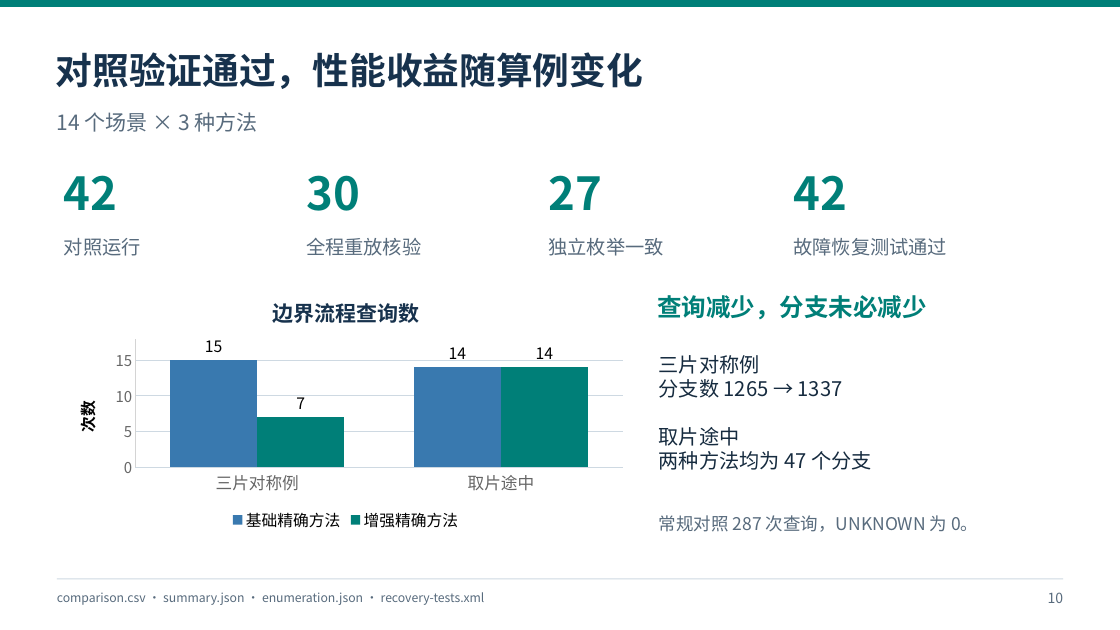
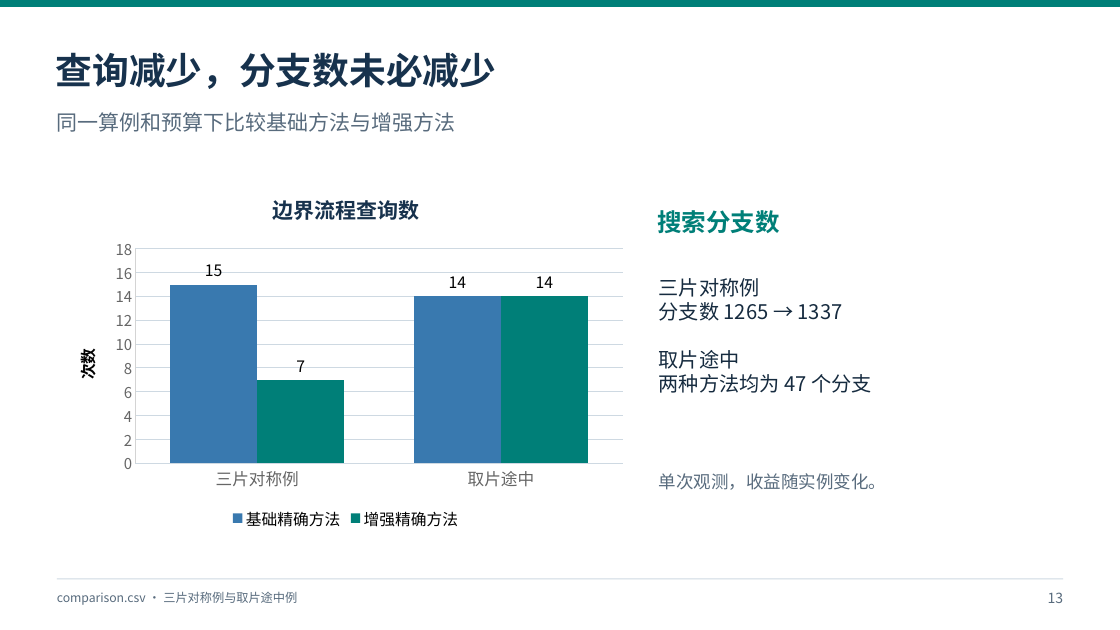
Before and after one commit to yanq458-tech/WaferSched-Agent, a slide deck: slide 13 of docs/presentations/v1.3.0-project-review/WaferSched-Agent_v1.3.0_研究汇报.pptx (slide 10 before the commit). Drawn at 1120x630 pixels with LibreOffice and Linux fonts; fonts in the diff are those of the drawing. Boxes give left, top, right and bottom in pixels: in the first picture for what was removed or moved away, otherwise in the second. Text is boxed around its words. In the diff, an @@ line names an element or a change of style, - is before the commit and + after.

```diff
--- a/docs/presentations/v1.3.0-project-review/WaferSched-Agent_v1.3.0_研究汇报.pptx
+++ b/docs/presentations/v1.3.0-project-review/WaferSched-Agent_v1.3.0_研究汇报.pptx
@@ text at box(56, 52, 496, 89): text changed; size 21 to 31.5 pt; text colour #007F78 to #17324D @@
-查询减少，分支未必减少
+查询减少，分支数未必减少
@@ text removed at box(56, 52, 643, 89) @@
-对照验证通过，性能收益随算例变化
@@ text at box(57, 112, 456, 132): text changed @@
-14 个场景 × 3 种方法
+同一算例和预算下比较基础方法与增强方法
@@ column chart: place and size @@
-column chart at box(57, 281, 635, 534)
+column chart at box(57, 176, 635, 533)
@@ text removed at box(64, 175, 118, 210) @@
-42
@@ text removed at box(306, 175, 360, 211) @@
-30
@@ text removed at box(549, 175, 603, 210) @@
-27
@@ text removed at box(794, 175, 848, 210) @@
-42
@@ text removed at box(64, 238, 141, 256) @@
-对照运行
@@ text removed at box(306, 238, 421, 256) @@
-全程重放核验
@@ text removed at box(549, 238, 664, 256) @@
-独立枚举一致
@@ text added at box(657, 210, 780, 233), 21 pt, text #007F78, bold @@
+搜索分支数
@@ text removed at box(794, 238, 947, 256) @@
-故障恢复测试通过
@@ text "三片对称例": place and size @@
-text "三片对称例" at box(659, 355, 871, 470)
+text "三片对称例" at box(659, 278, 871, 393)
@@ text added at box(659, 473, 886, 490), 15 pt, text #586B7D @@
+单次观测，收益随实例变化。
@@ text removed at box(659, 515, 978, 532) @@
-常规对照 287 次查询，UNKNOWN 为 0。
@@ text at box(57, 592, 297, 605): text changed @@
-comparison.csv · summary.json · enumeration.json · recovery-tests.xml
+comparison.csv · 三片对称例与取片途中例
@@ text at box(1048, 592, 1064, 603): text changed @@
-10
+13
```
Also in this commit, not shown: 8 other slides changed, 8 slides added, 2 slides removed, 7 other files.
